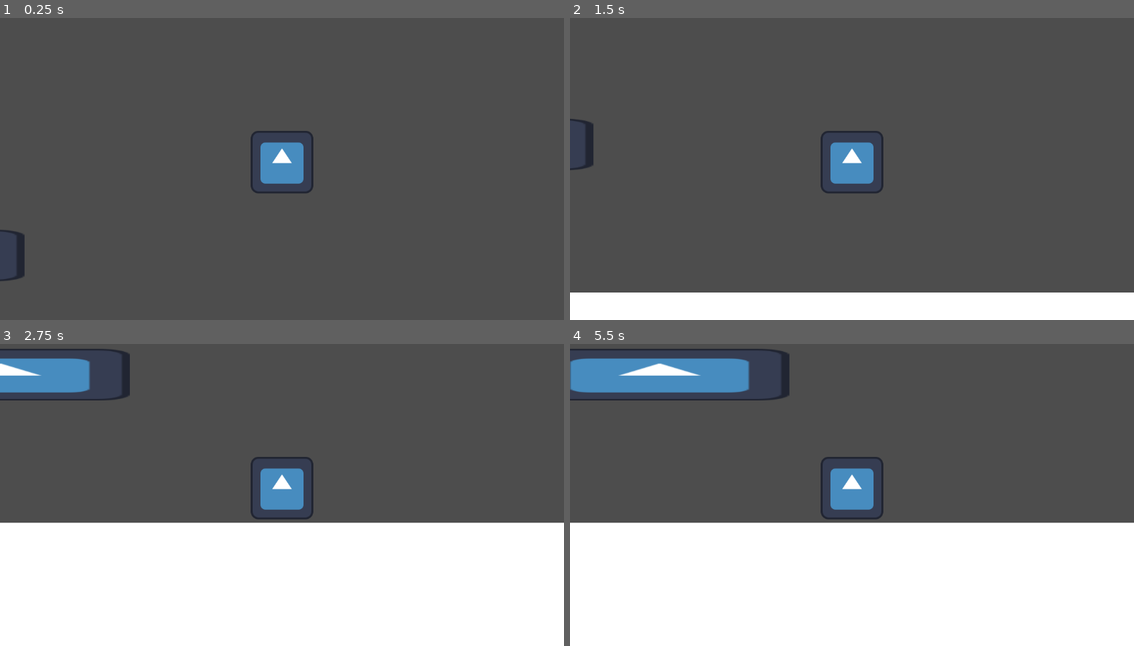
Above: before the commit, frames 1-4 (two rows, left to right).
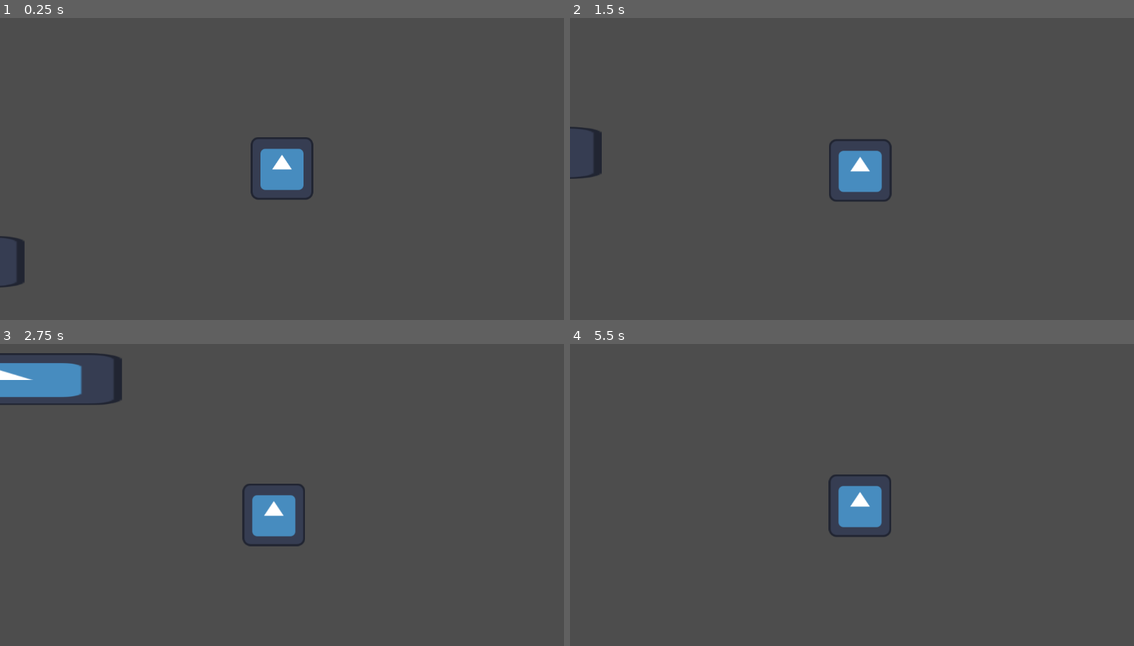
Above: after the commit, the same moments.

Repository: Geofoods/hungry-shark-evolution
Game: Godot game, scene res://scenes/level.tscn
Same seed, same stepped clock (60 frames per second), same inputs: the game is played once before the commit and once after it. The engine's default icon, where the game draws it, is replaced by a stand-in: a white triangle on a blue panel in a dark square.
Inputs:
- Up to frame 1 (0.25 s): no input
- Up to frame 2 (1.5 s): hold D (move_right) from 0.53 s (still down); tap W (jump) at 0.77 s
- Up to frame 3 (2.75 s): tap W (jump) at 1.52 s; release D (move_right) at 2.03 s; hold A (move_left) from 2.03 s (still down)
- Up to frame 4 (5.5 s): release A (move_left) at 2.78 s; hold D (move_right) 2.78-4.28 s; tap W (jump) at 3.02, 3.77, 4.52 s; hold A (move_left) 4.28-5.03 s; hold D (move_right) from 5.03 s (still down)

The runs differ from the first frame. In frame 1, 0.9% of the frame differs, in the area x 0-56%, y 37-90%; in frame 2, 11%; in frame 3, 44%; in frame 4, 47%, in the area x 0-100%, y 1-100%.

Commit message:
camera smoothing and vertical guardrials

Diff:
--- a/scenes/level.tscn
+++ b/scenes/level.tscn
@@ -4,24 +4,38 @@
 [ext_resource type="PackedScene" uid="uid://doa5ke4kj1oxm" path="res://scenes/shark.tscn" id="2_w7c3h"]
 
 [sub_resource type="RectangleShape2D" id="RectangleShape2D_u52ul"]
-size = Vector2(3506, 536)
+size = Vector2(394, 4197)
 
 [node name="level" type="Node2D" unique_id=1405336156]
 
 [node name="miner" parent="." unique_id=297162121 instance=ExtResource("1_2q6dc")]
 
 [node name="Camera2D" type="Camera2D" parent="miner" unique_id=2038858518]
+position_smoothing_enabled = true
+position_smoothing_speed = 10.0
 
 [node name="ColorRect" type="ColorRect" parent="." unique_id=1144876019]
 offset_left = -1753.0
-offset_top = 525.0
-offset_right = 1741.0
+offset_top = -3124.0
+offset_right = -1371.0
 offset_bottom = 1075.0
 
 [node name="StaticBody2D" type="StaticBody2D" parent="ColorRect" unique_id=1539153182]
 
 [node name="CollisionShape2D" type="CollisionShape2D" parent="ColorRect/StaticBody2D" unique_id=1825470782]
-position = Vector2(1743, 258)
+position = Vector2(187, 2088.5)
+shape = SubResource("RectangleShape2D_u52ul")
+
+[node name="ColorRect2" type="ColorRect" parent="." unique_id=144045242]
+offset_left = 1507.0
+offset_top = -3146.0
+offset_right = 1889.0
+offset_bottom = 1053.0
+
+[node name="StaticBody2D" type="StaticBody2D" parent="ColorRect2" unique_id=1585298937]
+
+[node name="CollisionShape2D" type="CollisionShape2D" parent="ColorRect2/StaticBody2D" unique_id=110951645]
+position = Vector2(187, 2088.5)
 shape = SubResource("RectangleShape2D_u52ul")
 
 [node name="shark" parent="." unique_id=2102375293 instance=ExtResource("2_w7c3h")]
